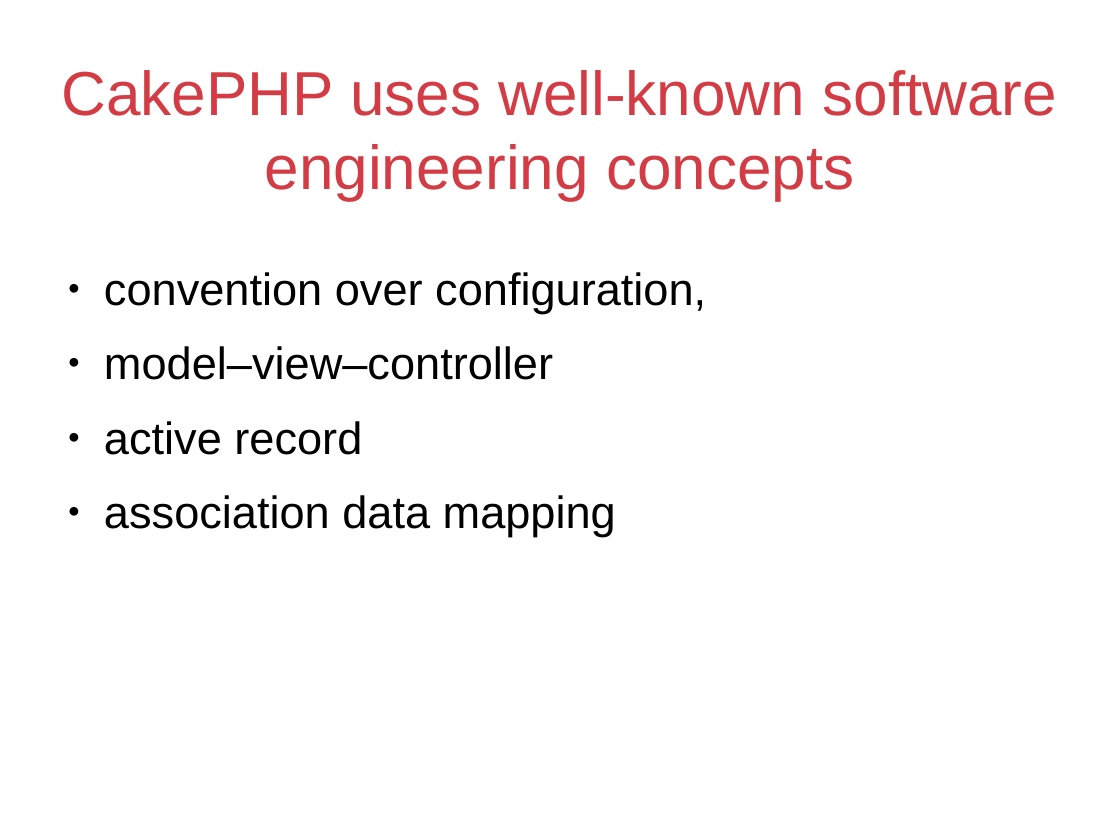
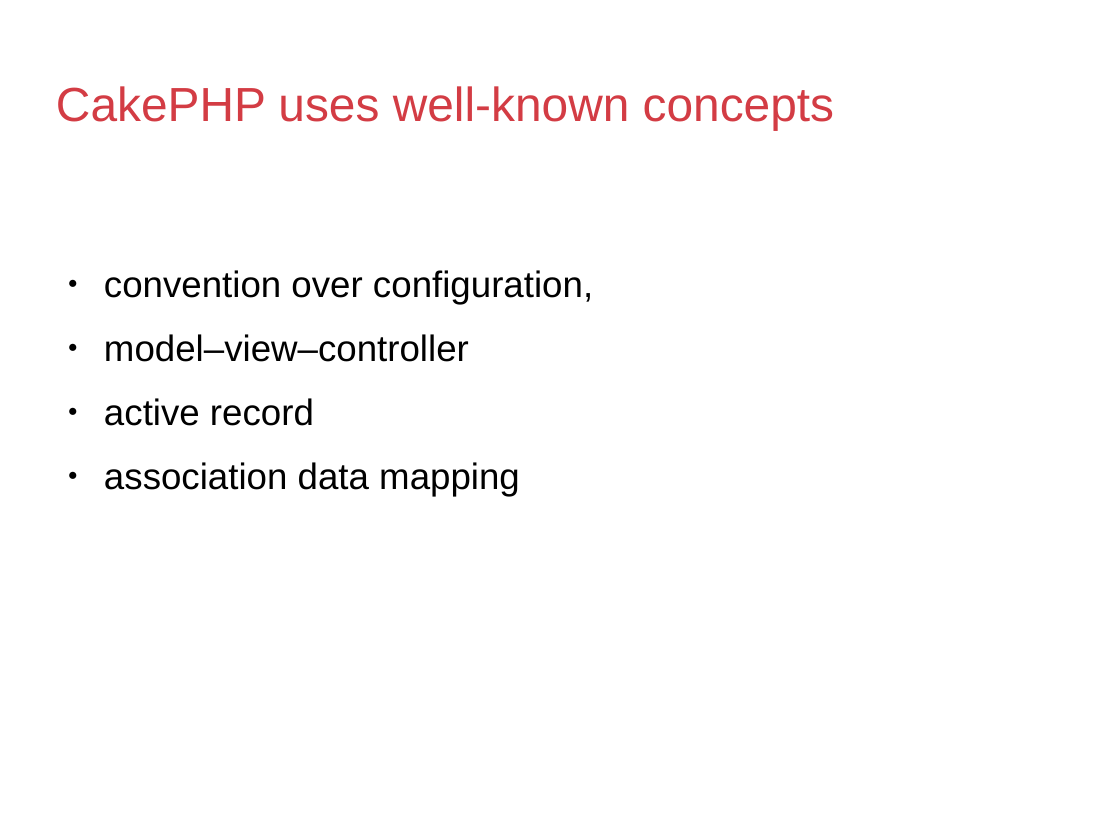
Before and after one commit to ziyed/CakePHP3.5-Session, a slide deck: slide 3 of cakephp3.5.odp. Drawn at 1120x840 pixels with LibreOffice and Linux fonts; fonts in the diff are those of the drawing; background and template pictures are left out. Boxes give left, top, right and bottom in pixels: in the first picture for what was removed or moved away, otherwise in the second. Text is boxed around its words. In the diff, an @@ line names an element or a change of style, - is before the commit and + after.

```diff
--- a/cakephp3.5.odp
+++ b/cakephp3.5.odp
@@ title at (x1=56, y1=86, x2=834, y2=130): text changed; size 44 to 33.9 pt @@
-CakePHP uses well-known software engineering concepts
+CakePHP uses well-known concepts
@@ text "convention over configuration," at (x1=104, y1=270, x2=593, y2=496): size 32 to 26 pt @@
```
Also in this commit, not shown: 6 other slides changed, 2 slides added, 11 other files.
